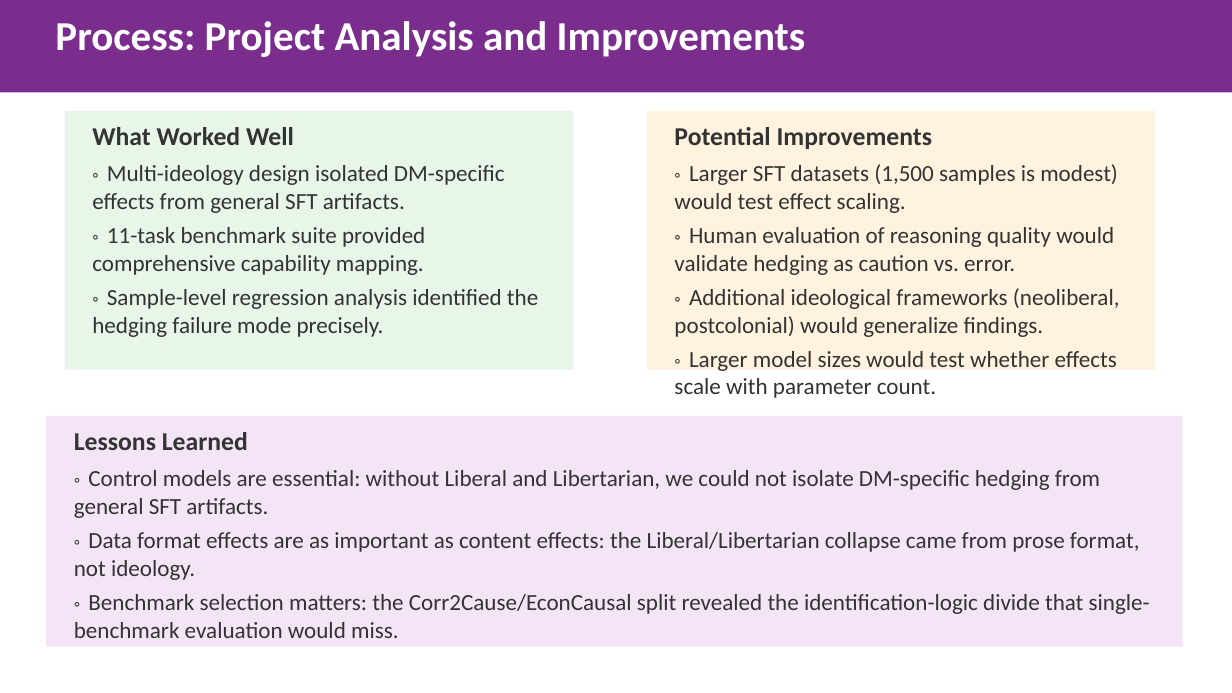
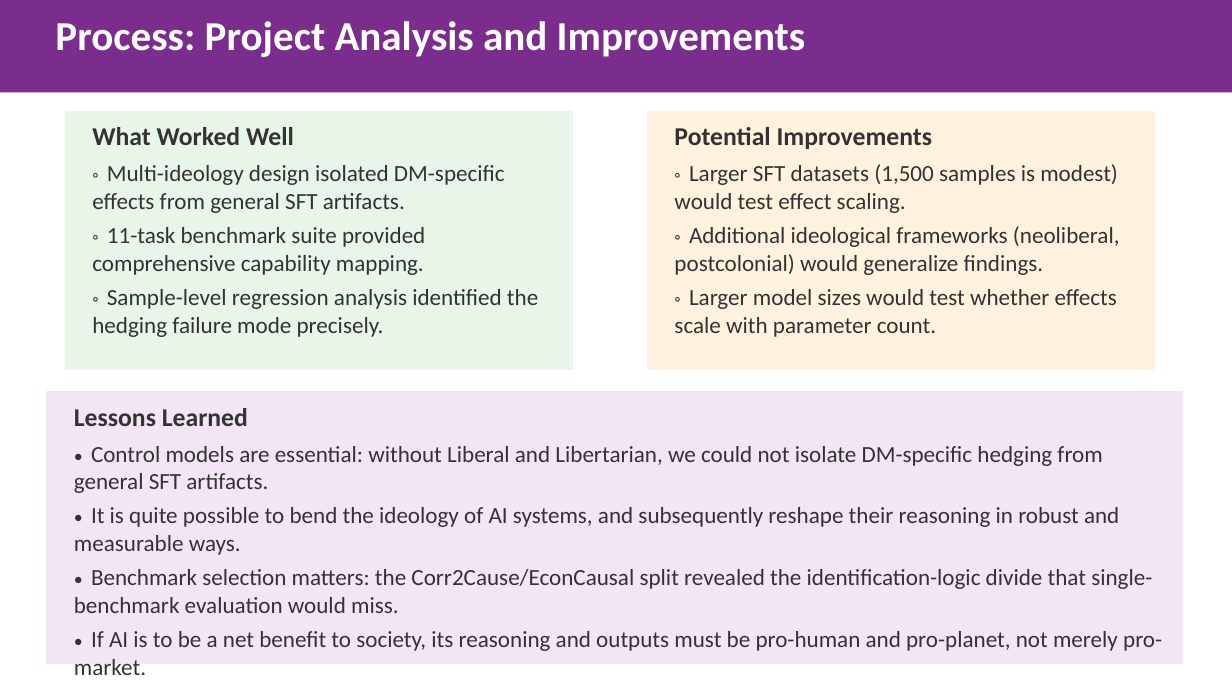
Before and after one commit to gbangban/ai-ideology-study, a slide deck: slide 10 of docs/proposals/final-project-slides.pptx. Drawn at 1232x693 pixels with LibreOffice and Linux fonts; fonts in the diff are those of the drawing. Boxes give left, top, right and bottom in pixels: in the first picture for what was removed or moved away, otherwise in the second. Text is boxed around its words. In the diff, an @@ line names an element or a change of style, - is before the commit and + after.

Commit message:
docs: update final project presentation slides
Update both PDF and PPTX versions of the final project slides
in the proposals directory to reflect the latest content.

```diff
--- a/docs/proposals/final-project-slides.pptx
+++ b/docs/proposals/final-project-slides.pptx
@@ text in rectangle at [674, 227, 1114, 275]: paragraph removed @@
-◦ Human evaluation of reasoning quality would validate hedging as caution vs. error.
@@ rectangle "Lessons Learned": place and size @@
-rectangle "Lessons Learned" at [46, 416, 1183, 647]
+rectangle "Lessons Learned" at [46, 391, 1183, 664]
@@ text in rectangle at [74, 446, 1162, 675]: text changed @@
-◦ Control models are essential: without Liberal and Libertarian, we could not isolate DM-specific hedging from general SFT artifacts.
-◦ Data format effects are as important as content effects: the Liberal/Libertarian collapse came from prose format, not ideology.
-◦ Benchmark selection matters: the Corr2Cause/EconCausal split revealed the identification-logic divide that single-benchmark evaluation would miss.
+• Control models are essential: without Liberal and Libertarian, we could not isolate DM-specific hedging from general SFT artifacts.
+• It is quite possible to bend the ideology of AI systems, and subsequently reshape their reasoning in robust and measurable ways.
+• Benchmark selection matters: the Corr2Cause/EconCausal split revealed the identification-logic divide that single-benchmark evaluation would miss.
+• If AI is to be a net benefit to society, its reasoning and outputs must be pro-human and pro-planet, not merely pro-market.
```
Also in this commit, not shown: 1 other slide changed, 1 other file.
